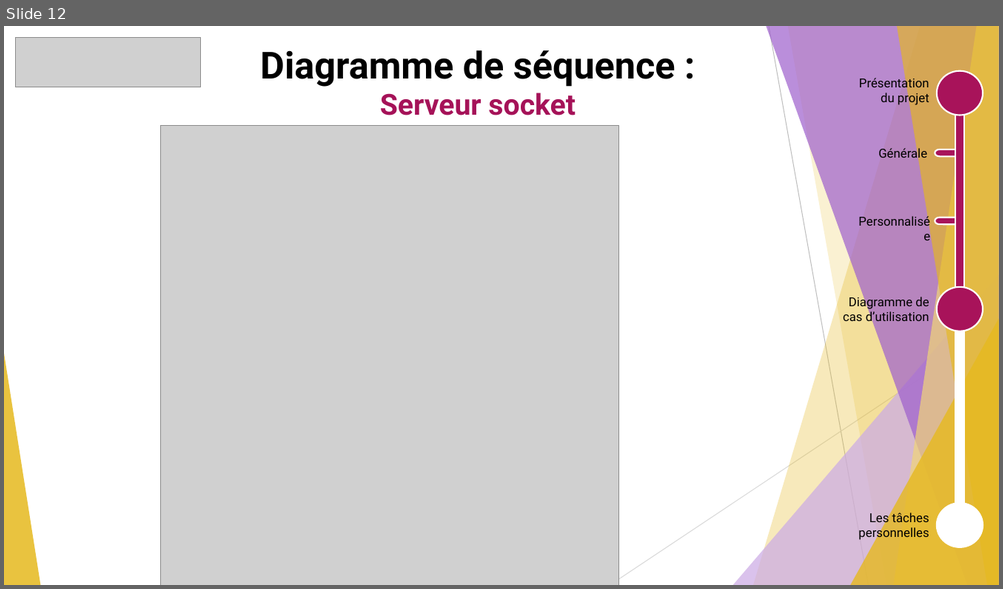
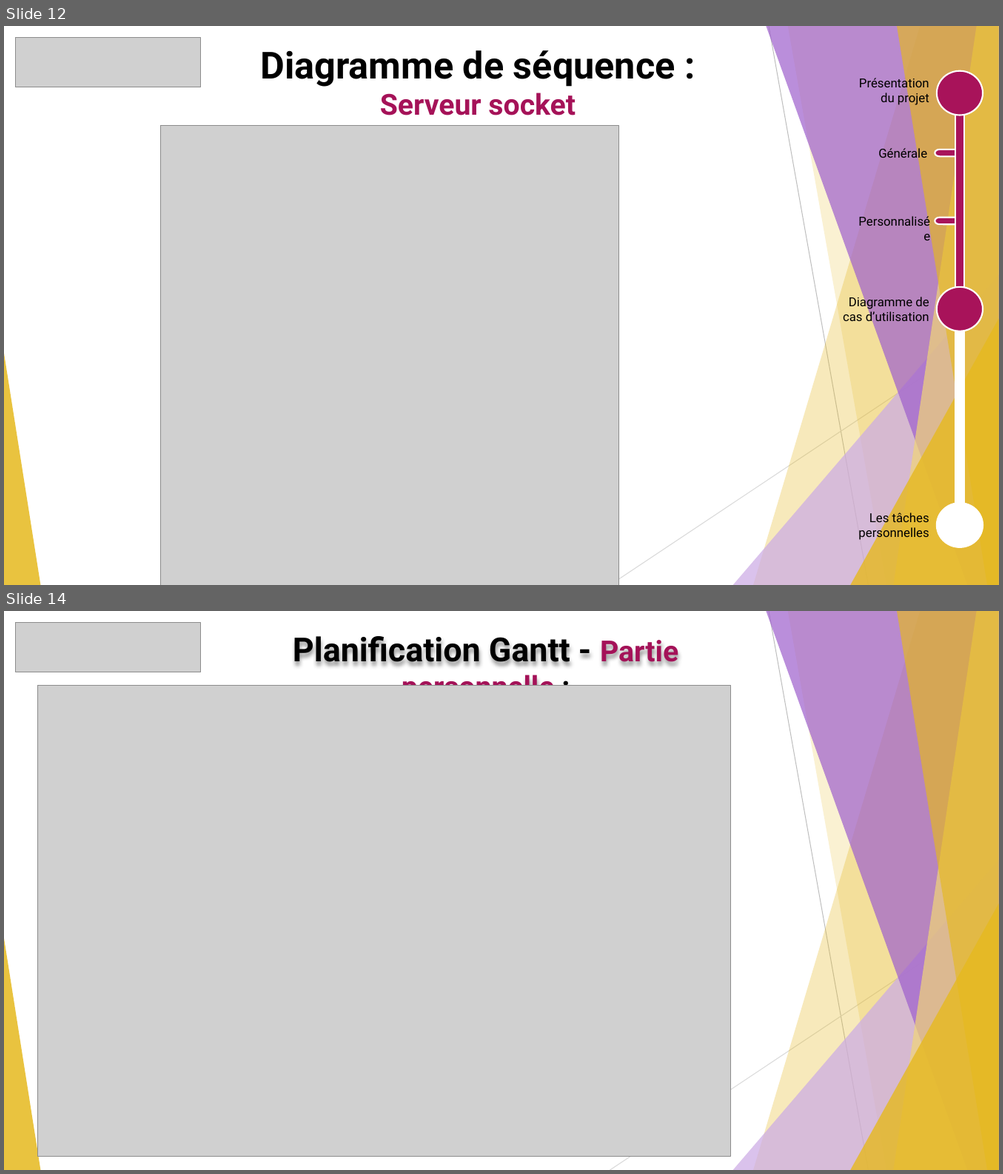
Before and after one commit to GuiguiMvn/Systeme-Escape-Game-Telethon, a slide deck: Guillaume/Documents/Revue 2 de projet étudiant 1 Escape Game Téléthon.pptx. Shown one above the other, each under a label of ours: slide 12 before the commit, slides 12 and 14 after it; the slides between them are not shown. The pictures are 1003x589 and 1003x1174 pixels, drawn with LibreOffice and Linux fonts; fonts in the diff are those of the drawing; grey boxes stand for pictures. Boxes give left, top, right and bottom in pixels: in the first picture for what was removed or moved away, otherwise in the second. Text is boxed around its words. In the diff, an @@ line names an element or a change of style, - is before the commit and + after.

Commit message:
Maj gantt + Maj diapo revue 2

```diff
--- a/Guillaume/Documents/Revue 2 de projet étudiant 1 Escape Game Téléthon.pptx
+++ b/Guillaume/Documents/Revue 2 de projet étudiant 1 Escape Game Téléthon.pptx
@@ slide 14 added at <box>4,611,999,1170</box>, background #FFFFFF; not listed: 10 template elements that a slide beside it also shows @@
@@ picture added at <box>16,623,201,673</box> @@
@@ text added at <box>293,636,678,686</box>, 32 pt, text #000000, bold @@
+Planification Gantt - Partie personnelle :
@@ picture added at <box>38,686,731,1157</box> @@
```
Also in this commit, not shown: 1 other slide added, 1 other file.
